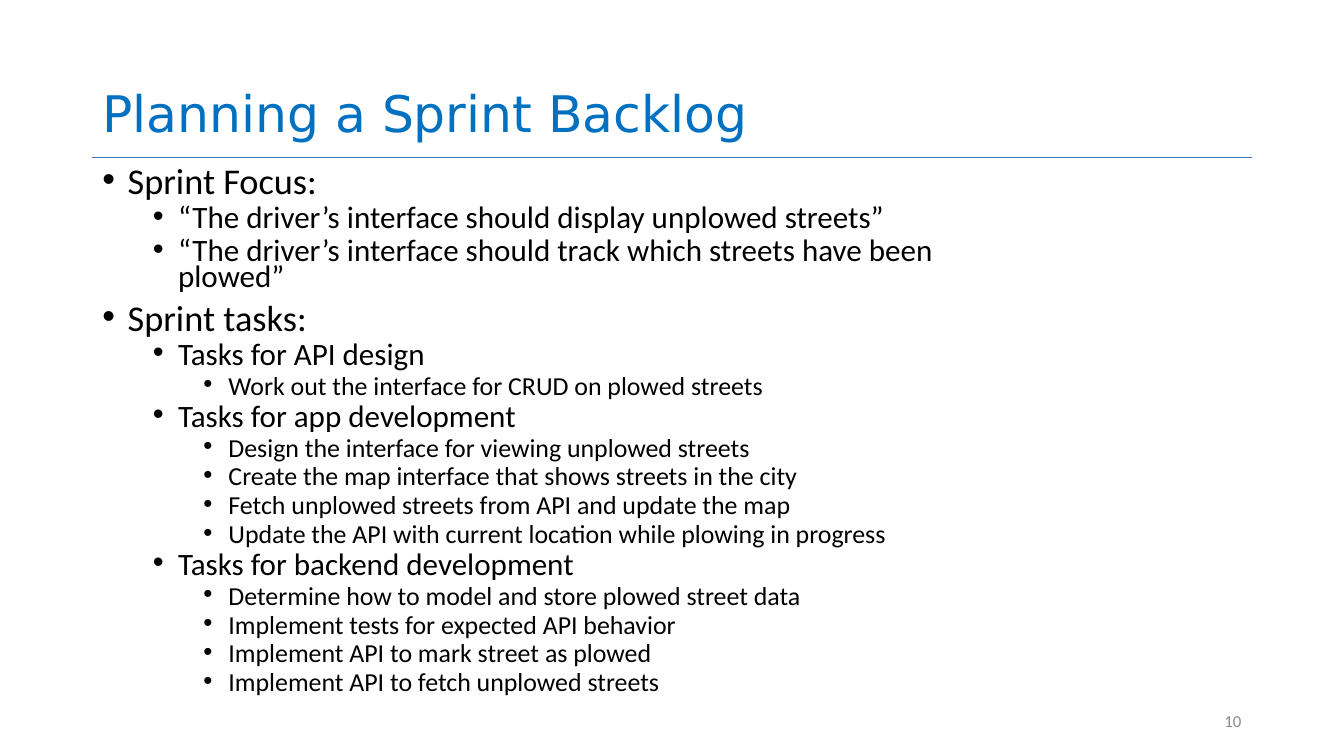
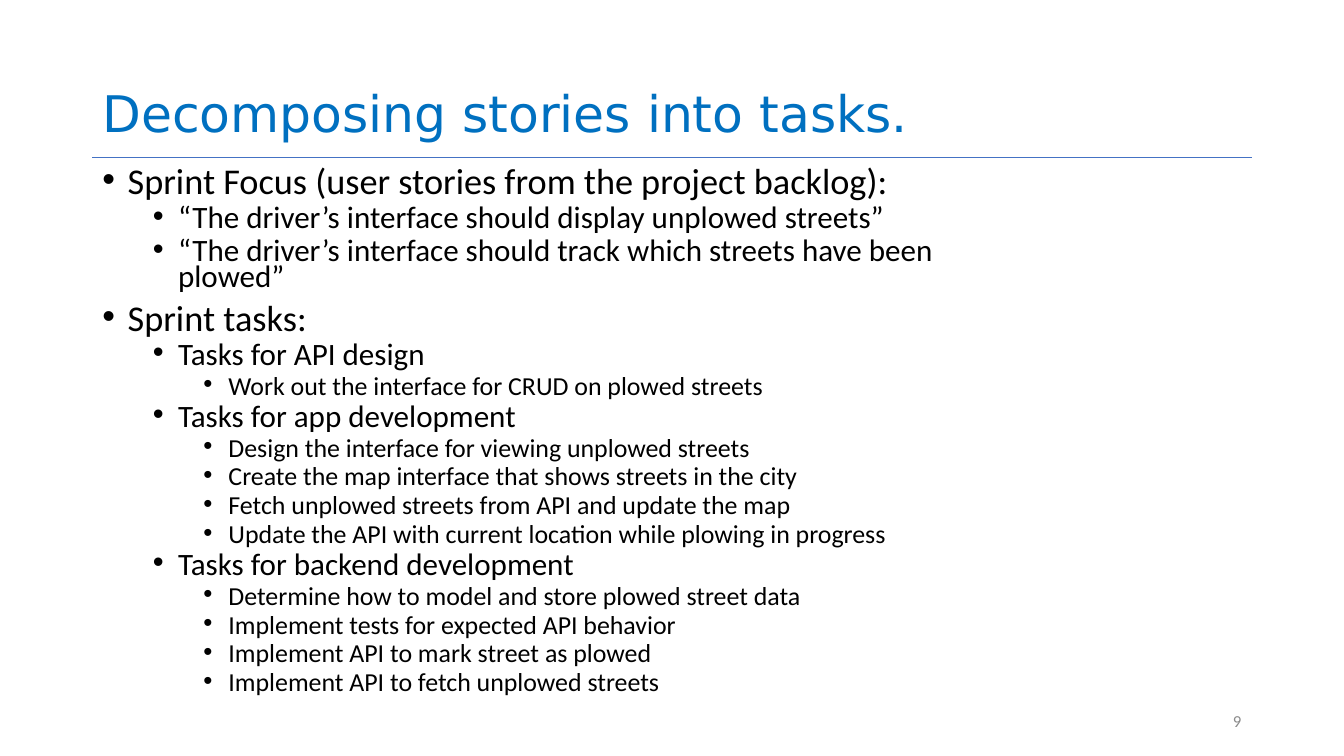
Before and after one commit to neu-se/CS4530-Spring-2023, a slide deck: slide 9 of Slides/Module 06.2 Agile Planning and Estimation.pptx (slide 10 before the commit). Drawn at 1344x756 pixels with LibreOffice and Linux fonts; fonts in the diff are those of the drawing. Boxes give left, top, right and bottom in pixels: in the first picture for what was removed or moved away, otherwise in the second. Text is boxed around its words. In the diff, an @@ line names an element or a change of style, - is before the commit and + after.

```diff
--- a/Slides/Module 06.2 Agile Planning and Estimation.pptx
+++ b/Slides/Module 06.2 Agile Planning and Estimation.pptx
@@ title at (102, 93, 908, 143): text changed @@
-Planning a Sprint Backlog
+Decomposing stories into tasks.
@@ text at (128, 167, 887, 201): text changed @@
-• Sprint Focus:
+• Sprint Focus (user stories from the project backlog):
@@ page number at (1233, 716, 1241, 727): text changed @@
-10
+9
```
Also in this commit, not shown: 3 other slides changed, 2 slides added, 2 slides removed.
